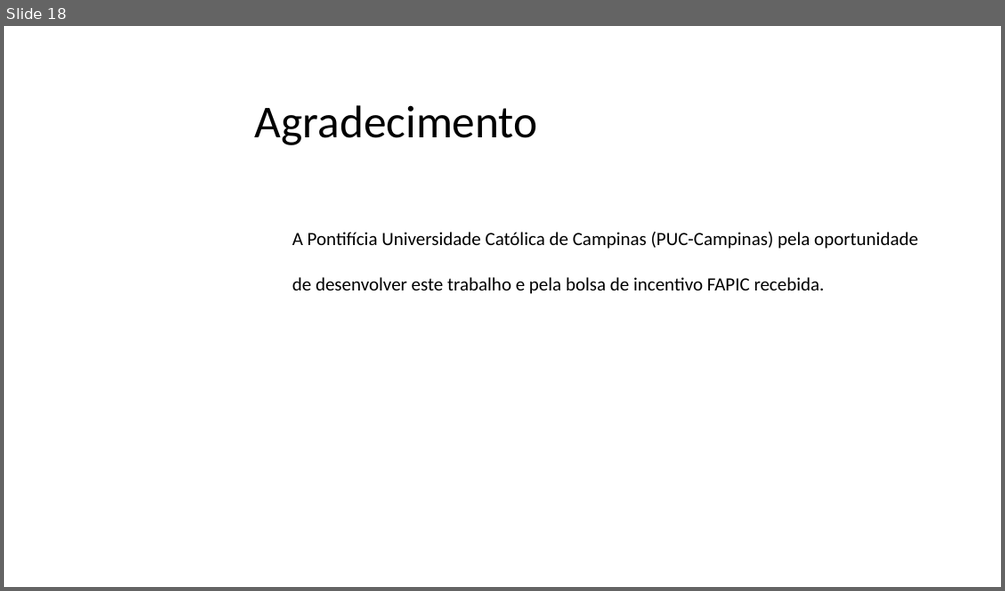
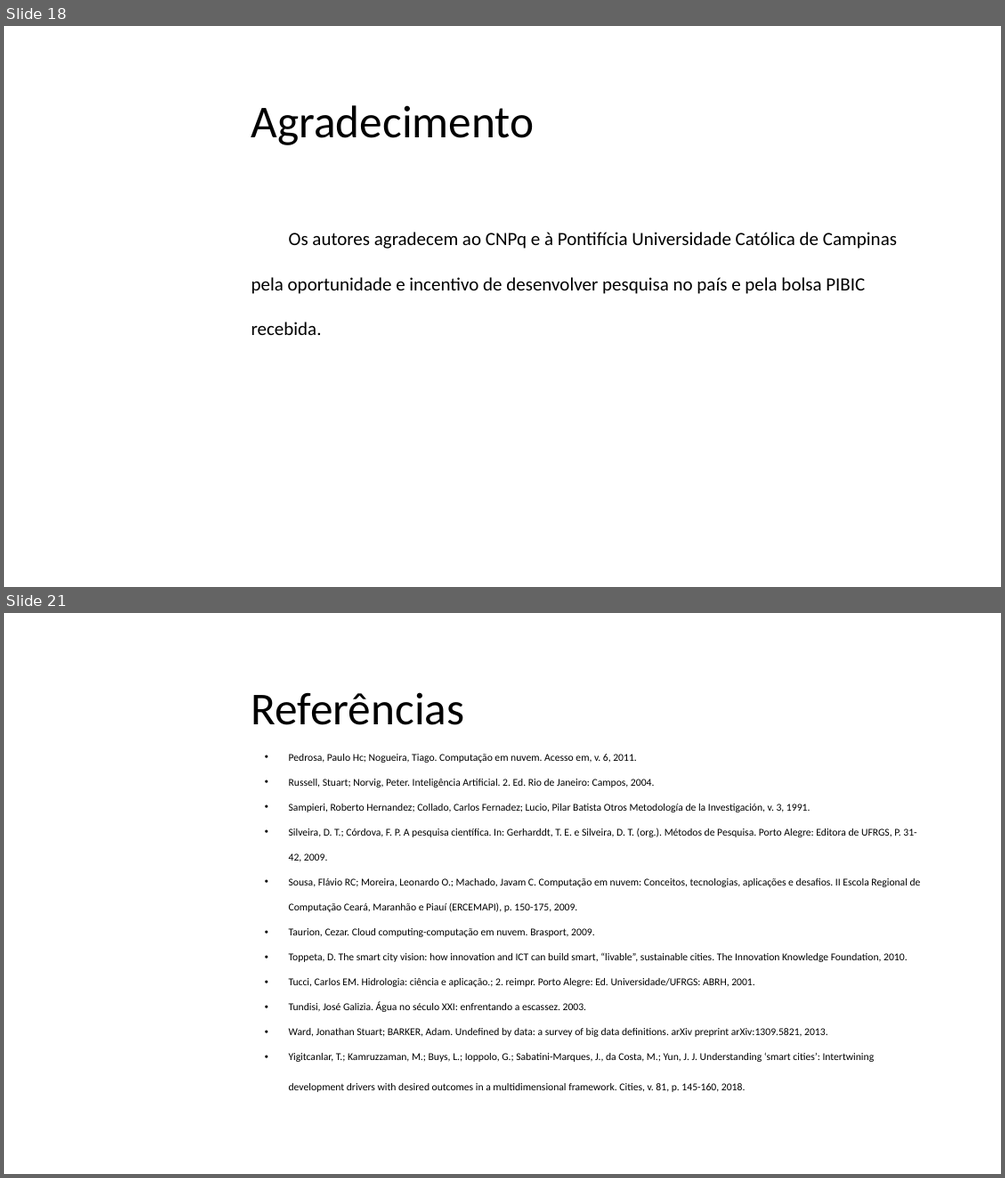
Before and after one commit to emiliobiasi/IniciacaoCientifica, a slide deck: RELATÓRIO FINAL E RESUMO/Emílio-apresentação_IC_IT .pptx. Shown one above the other, each under a label of ours: slide 18 before the commit, slides 18 and 21 after it; the slides between them are not shown. The pictures are 1005x591 and 1005x1178 pixels, drawn with LibreOffice and Linux fonts; fonts in the diff are those of the drawing; background and template pictures are left out. Boxes give left, top, right and bottom in pixels: in the first picture for what was removed or moved away, otherwise in the second. Text is boxed around its words. In the diff, an @@ line names an element or a change of style, - is before the commit and + after.

Commit message:
adicionando versao power point ao inves de keynote

```diff
--- a/RELATÓRIO FINAL E RESUMO/Emílio-apresentação_IC_IT .pptx
+++ b/RELATÓRIO FINAL E RESUMO/Emílio-apresentação_IC_IT .pptx
@@ slide 21 added at (4, 613, 1001, 1174), background picture (left out) @@
@@ title added at (251, 692, 465, 725), 44 pt, text #000000 @@
+Referências
@@ text added at (289, 754, 921, 1092), 10 pt, text #000000 @@
+• Pedrosa, Paulo Hc; Nogueira, Tiago. Computação em nuvem. Acesso em, v. 6, 2011.
+• Russell, Stuart; Norvig, Peter. Inteligência Artificial. 2. Ed. Rio de Janeiro: Campos, 2004.
+• Sampieri, Roberto Hernandez; Collado, Carlos Fernadez; Lucio, Pilar Batista Otros Metodología de la Investigación, v. 3, 1991.
+• Silveira, D. T.; Córdova, F. P. A pesquisa científica. In: Gerharddt, T. E. e Silveira, D. T. (org.). Métodos de Pesquisa. Porto Alegre: Editora de UFRGS, P. 31-42, 2009.
+• Sousa, Flávio RC; Moreira, Leonardo O.; Machado, Javam C. Computação em nuvem: Conceitos, tecnologias, aplicações e desafios. II Escola Regional de Computação Ceará, Maranhão e Piauí (ERCEMAPI), p. 150-175, 2009.
+• Taurion, Cezar. Cloud computing-computação em nuvem. Brasport, 2009.
+• Toppeta, D. The smart city vision: how innovation and ICT can build smart, “livable”, sustainable cities. The Innovation Knowledge Foundation, 2010.
+• Tucci, Carlos EM. Hidrologia: ciência e aplicação.; 2. reimpr. Porto Alegre: Ed. Universidade/UFRGS: ABRH, 2001.
+• Tundisi, José Galizia. Água no século XXI: enfrentando a escassez. 2003.
+• Ward, Jonathan Stuart; BARKER, Adam. Undefined by data: a survey of big data definitions. arXiv preprint arXiv:1309.5821, 2013.
+• Yigitcanlar, T.; Kamruzzaman, M.; Buys, L.; Ioppolo, G.; Sabatini-Marques, J., da Costa, M.; Yun, J. J. Understanding ‘smart cities’: Intertwining development drivers with desired outcomes in a multidimensional framework. Cities, v. 81, p. 145-160, 2018.
@@ slide 18 changed as well @@
@@ title "Agradecimento": place and size @@
-title "Agradecimento" at (255, 105, 538, 145)
+title "Agradecimento" at (251, 105, 534, 145)
@@ text at (251, 232, 897, 335): text changed @@
-A Pontifícia Universidade Católica de Campinas (PUC-Campinas) pela oportunidade de desenvolver este trabalho e pela bolsa de incentivo FAPIC recebida.
+Os autores agradecem ao CNPq e à Pontifícia Universidade Católica de Campinas pela oportunidade e incentivo de desenvolver pesquisa no país e pela bolsa PIBIC recebida.
```
Also in this commit, not shown: 6 other slides changed, 14 other slides added, 18 slides removed, 1 other file.
